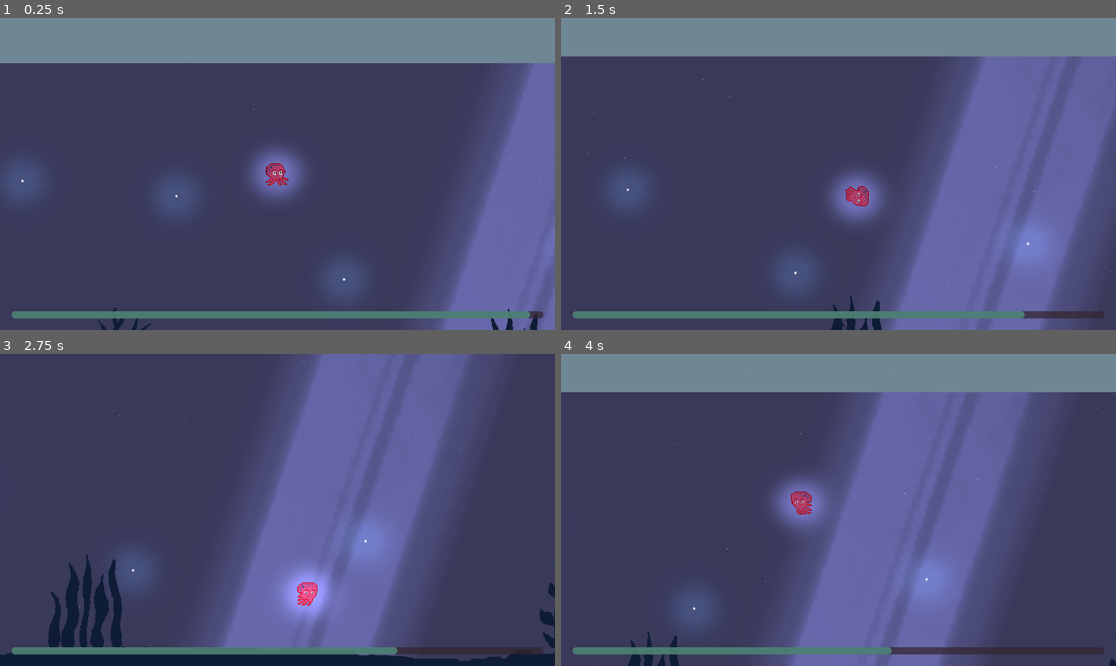
Above: before the commit, frames 1-4 (two rows, left to right).
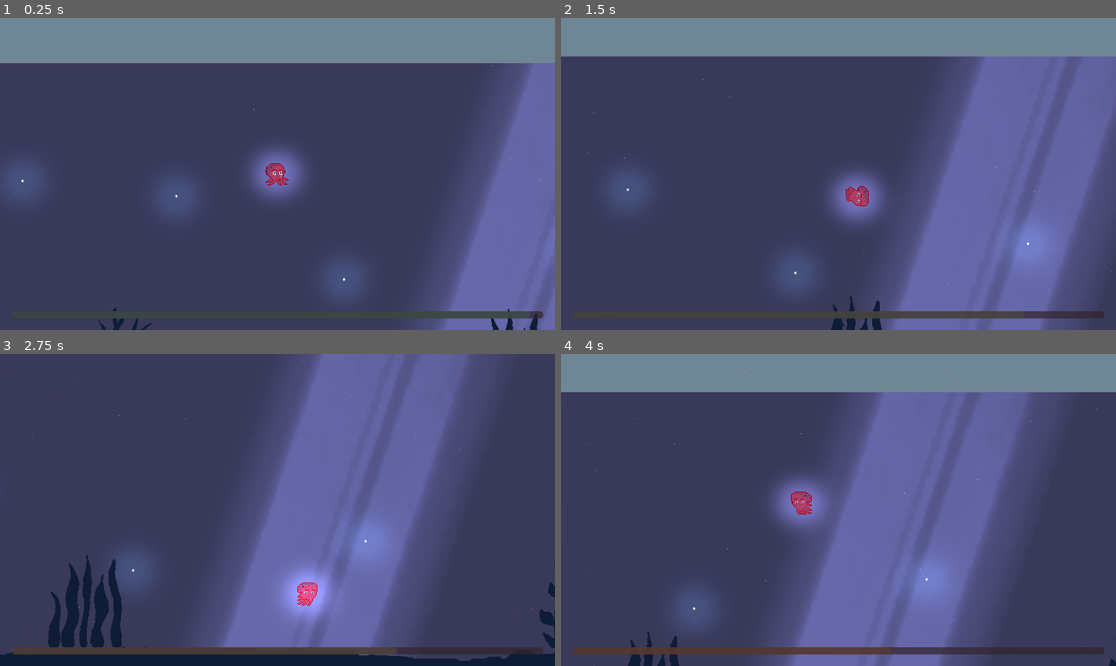
Above: after the commit, the same moments.

Repository: alfroids/tidal-storm
Game: Godot game, scene res://scenes/levels/main.tscn
Same seed, same stepped clock (60 frames per second), same inputs: the game is played once before the commit and once after it. The engine's default icon, where the game draws it, is replaced by a stand-in: a white triangle on a blue panel in a dark square.
Inputs:
- Up to frame 1 (0.25 s): no input
- Up to frame 2 (1.5 s): hold D (move_right) 0.53-1.28 s; tap Space (dash) at 0.6, 1.35 s; hold S (move_down) from 1.28 s (still down)
- Up to frame 3 (2.75 s): release S (move_down) at 2.03 s; hold D (move_right) from 2.03 s (still down); tap Space (dash) at 2.1 s
- Up to frame 4 (4 s): release D (move_right) at 2.78 s; hold W (move_up) 2.78-3.53 s; tap Space (dash) at 2.85, 3.6 s; hold A (move_left) from 3.53 s (still down)

The runs differ from the first frame. In frame 1, 2.1% of the frame differs, in the area x 2-96%, y 93-97%; in frame 2, 1.8%; in frame 3, 1.7%; in frame 4, 1.4%.

Commit message:
Update cycle timer bar

Diff:
--- a/scenes/UI/game-info/game_info.gd
+++ b/scenes/UI/game-info/game_info.gd
@@ -11,9 +11,11 @@
 
 func _process(_delta):
 	if CycleManager.current_phase == CycleManager.PHASE.CALM:
-		_progress_bar.get_theme_stylebox("fill").bg_color = Color("#539987")
-		_progress_bar.value = (calm_timer.time_left / calm_max_value) * 100
+		var percentage: float = calm_timer.time_left / calm_max_value
+		var color: Color = Color("#3b5249").lerp(Color("#8c1c13"), 1 - percentage)
+		_progress_bar.get_theme_stylebox("fill").bg_color = color
+		_progress_bar.value = 100 * percentage
 
 	if CycleManager.current_phase == CycleManager.PHASE.STORM:
-		_progress_bar.get_theme_stylebox("fill").bg_color = Color("#a30b37")
+		_progress_bar.get_theme_stylebox("fill").bg_color = Color("#6f8695")
 		_progress_bar.value = (1 - storm_timer.time_left / storm_max_value) * 100
